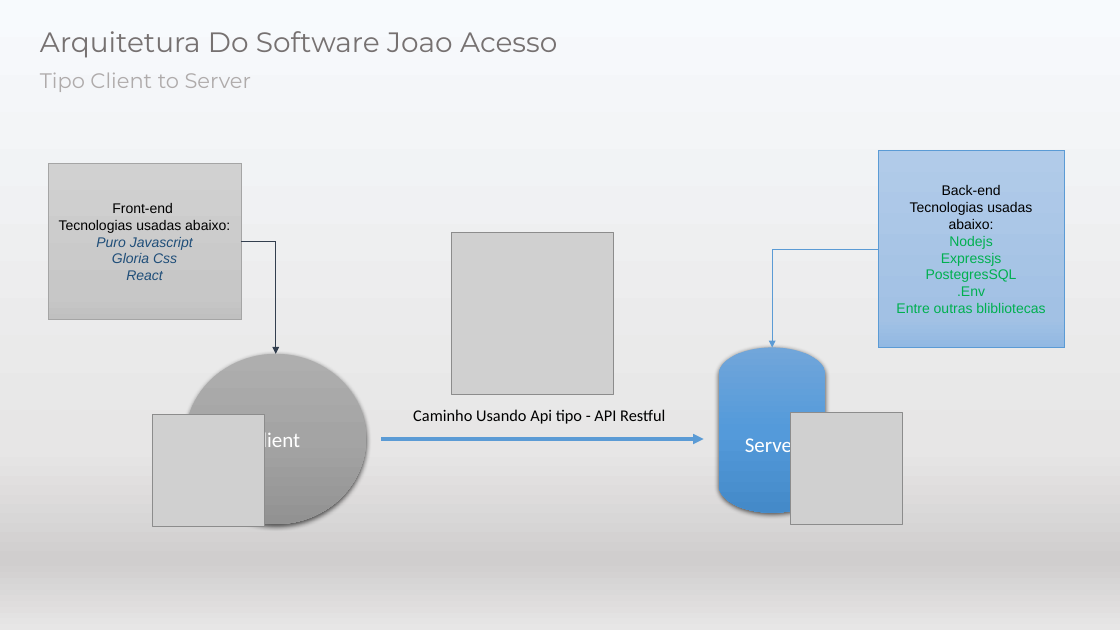
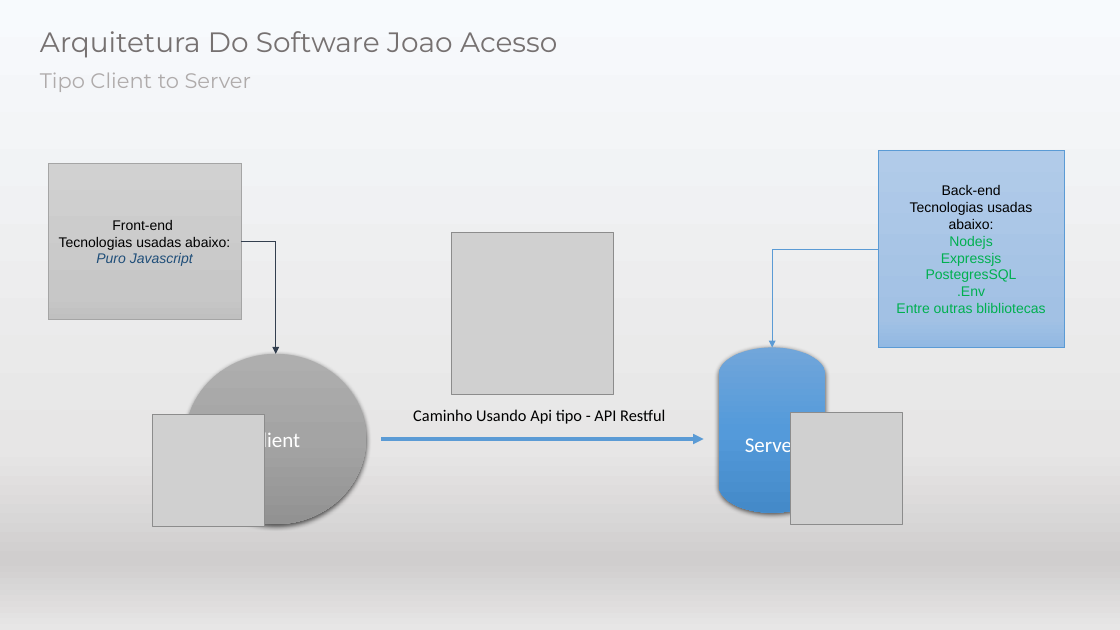
Before and after one commit to JoaoG23/Sistema-Acesso-API, a slide deck: slide 1 of Arquitetura Joao Acesso.pptx. Drawn at 1120x630 pixels with LibreOffice and Linux fonts; fonts in the diff are those of the drawing; grey boxes stand for pictures. Boxes give left, top, right and bottom in pixels: in the first picture for what was removed or moved away, otherwise in the second. Text is boxed around its words. In the diff, an @@ line names an element or a change of style, - is before the commit and + after.

```diff
--- a/Arquitetura Joao Acesso.pptx
+++ b/Arquitetura Joao Acesso.pptx
@@ text in rectangle at (112,253,177,280): paragraphs removed @@
-Gloria Css
-React
```
Also in this commit, not shown: 2 other slides changed, 1 other file.
